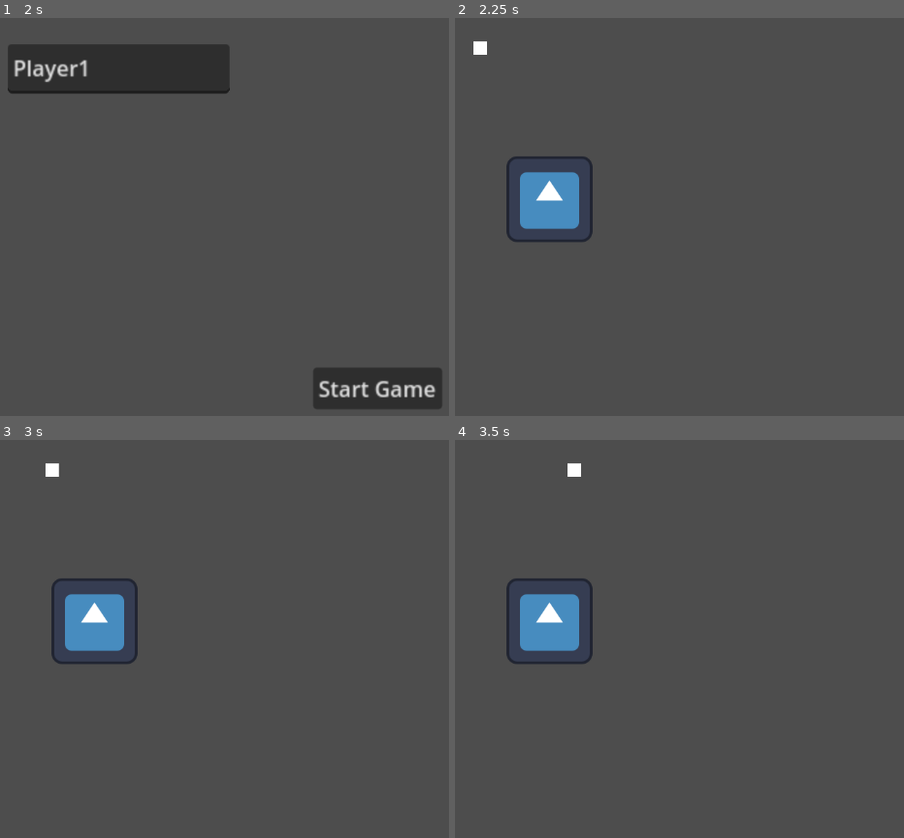
Above: before the commit, frames 1-4 (two rows, left to right).
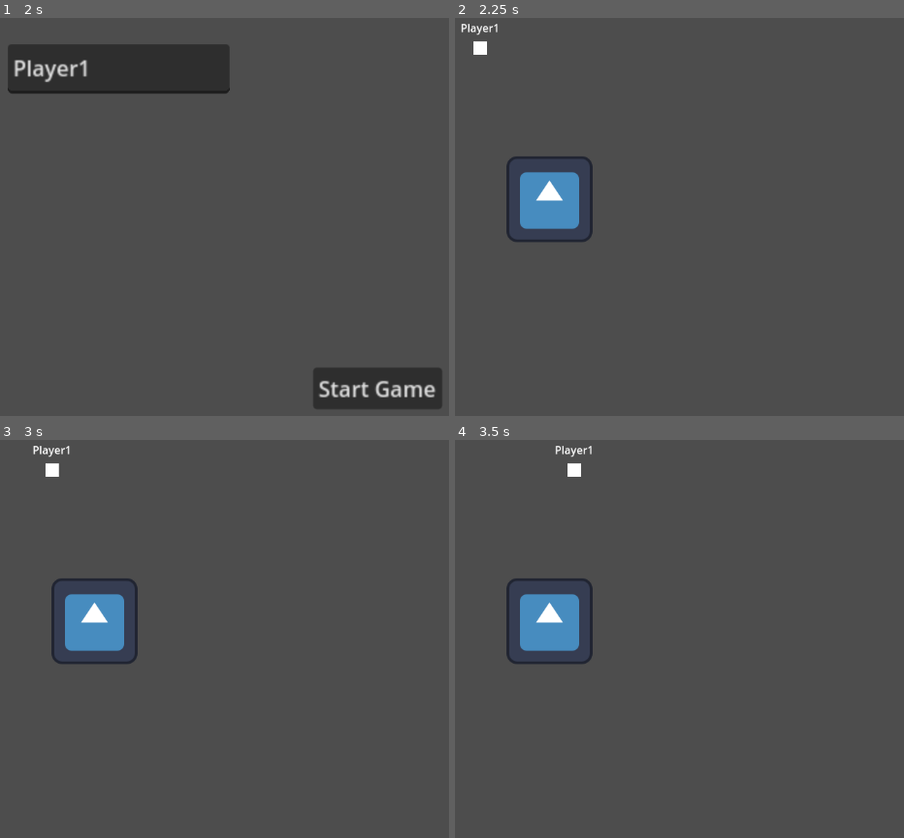
Above: after the commit, the same moments.

Repository: jalbr03/Immured
Game: Godot game, scene res://game.tscn
Two runs of this game, one before a commit and one after it. Both use one fixed random seed, a clock stepped at 60 frames per second and the inputs below. The engine's default icon, where the game draws it, is replaced by a stand-in: a white triangle on a blue panel in a dark square.
Inputs (mouse positions are in pixels of both pictures, inside the frame that each line leads up to):
- Up to frame 1 (2 s): click (372, 224) at 0.52 s; type "12" at 0.6 s; click "Host" at 1.25 s
- Up to frame 2 (2.25 s): click "Start Game" at 2 s
- Up to frame 3 (3 s): tap Enter (ui_accept) at 2.75, 2.85 s; hold Right (ui_right) from 2.78 s (still down)
- Up to frame 4 (3.5 s): keep holding Right (ui_right); tap Enter (ui_accept) at 3.02, 3.32 s

Frame 1 is identical in both runs. In frame 2, 0.1% of the frame differs, in the area x 1-10%, y 1-5%; in frame 3, 0.1%, in the area x 7-16%, y 1-5%; in frame 4, 0.1%.

Commit message:
Broke it oops

Diff:
--- a/Game.gd
+++ b/Game.gd
@@ -25,12 +25,6 @@
 	if(Multiplayer.connectionFailed):
 		Multiplayer.connectionFailed = false
 		multiplayer_ui.show()
-	#if(!Multiplayer.is_host):
-		#return
-
-	#if(Input.is_action_just_pressed("ui_accept")):
-		#SpawnRunner.rpc(multiplayer.get_unique_id())
-
 
 @rpc("authority", "call_local", "reliable")
 func changeLevel(pid, NextLevel):
@@ -56,7 +50,10 @@
 		func(pid):
 			print("Peer " + str(pid) + " has joined the game!")
 			Multiplayer.addClient(pid)
-			$Level/PlayerTextSpawner.spawn(pid)
+			if(Multiplayer.inGame):
+				pass
+			else:
+				$Level/PlayerTextSpawner.spawn(pid)
 	)
 
 	Multiplayer.addClient(multiplayer.get_unique_id())
@@ -70,7 +67,6 @@
 
 func add_player_text_box(pid):
 	var textBox = PLAYER_TEXTBOX.instantiate()
-	#textBox.text += str(Multiplayer.clients.size())
 	textBox.set_multiplayer_authority(pid)
 	textBox.position = Vector2(20, 40*Multiplayer.clients.size())
 	return textBox
--- a/Multiplayer.gd
+++ b/Multiplayer.gd
@@ -12,16 +12,22 @@
 
 var clients = []
 var clientNames := {}
+var localPlayerName = "player"
 
 func addClient(client):
 	clients.append(client)
 	clientNames[client] = str(client)
+
+#func removeClient(client):
+	#clients.remove_at(clients.find(client))
+	#clientNames.erase(client)
 
 func getClientIndex(index):
 	if(is_host):
 		return clientNames[clientNames.keys()[index]]
 
 func setClientIndex(index, value):
+
 	if(is_host):
 		clientNames[clientNames.keys()[index]] = value
 
--- a/PlayerStartScreen.gd
+++ b/PlayerStartScreen.gd
@@ -13,8 +13,9 @@
 		position.y = 40*players
 
 	if !is_multiplayer_authority():
-		modulate = Color.RED
 		editable = false
 
 func _process(delta: float) -> void:
+	if(is_multiplayer_authority()):
+		Multiplayer.localPlayerName = text
 	Multiplayer.setClientIndex(selfIndex, text)
--- a/game.tscn
+++ b/game.tscn
@@ -22,6 +22,9 @@
 
 [node name="PlayerTextSpawner" type="MultiplayerSpawner" parent="Level"]
 spawn_path = NodePath("..")
+
+[node name="SpawnPoint" type="Marker2D" parent="Level"]
+position = Vector2(64, 82)
 
 [node name="UI" type="CanvasLayer" parent="."]
 
@@ -76,7 +79,6 @@
 horizontal_alignment = 1
 
 [node name="MultiplayerSpawner" type="MultiplayerSpawner" parent="."]
-_spawnable_scenes = PackedStringArray("uid://svpbsj0eu6fp")
 spawn_path = NodePath("..")
 
 [connection signal="button_up" from="Level/StartGame" to="Level/StartGame" method="_on_button_up"]
--- a/monster.gd
+++ b/monster.gd
@@ -9,6 +9,7 @@
 	set_multiplayer_authority(int(str(name)))
 
 func _ready():
+	$VBoxContainer/PlayerName.text = Multiplayer.localPlayerName
 	if !is_multiplayer_authority():
 		$ColorRect.modulate = Color.RED
 
--- a/monster.tscn
+++ b/monster.tscn
@@ -8,6 +8,9 @@
 properties/0/path = NodePath(".:position")
 properties/0/spawn = true
 properties/0/replication_mode = 1
+properties/1/path = NodePath("PlayerName:text")
+properties/1/spawn = true
+properties/1/replication_mode = 2
 
 [node name="Monster" type="CharacterBody2D"]
 collision_layer = 2
@@ -24,3 +27,19 @@
 
 [node name="MultiplayerSynchronizer" type="MultiplayerSynchronizer" parent="."]
 replication_config = SubResource("SceneReplicationConfig_s3gyj")
+
+[node name="VBoxContainer" type="VBoxContainer" parent="."]
+anchors_preset = 5
+anchor_left = 0.5
+anchor_right = 0.5
+offset_left = -25.0
+offset_top = -50.0
+offset_right = 24.0
+offset_bottom = -10.0
+grow_horizontal = 2
+alignment = 1
+
+[node name="PlayerName" type="Label" parent="VBoxContainer"]
+layout_mode = 2
+text = "player"
+horizontal_alignment = 1
--- a/next_area.tscn
+++ /dev/null
@@ -1,31 +0,0 @@
-[gd_scene load_steps=5 format=3 uid="uid://b1vxpbxor0114"]
-
-[sub_resource type="GDScript" id="GDScript_buc5h"]
-script/source = "extends Area2D
-
-
-
-func _on_body_entered(body: Node2D) -> void:
-
-"
-
-[sub_resource type="RectangleShape2D" id="RectangleShape2D_buc5h"]
-
-[sub_resource type="Gradient" id="Gradient_eti4k"]
-offsets = PackedFloat32Array(1)
-colors = PackedColorArray(0.607843, 1, 1, 1)
-
-[sub_resource type="GradientTexture2D" id="GradientTexture2D_rs3ai"]
-gradient = SubResource("Gradient_eti4k")
-
-[node name="Next area" type="Area2D"]
-script = SubResource("GDScript_buc5h")
-
-[node name="CollisionShape2D" type="CollisionShape2D" parent="."]
-shape = SubResource("RectangleShape2D_buc5h")
-
-[node name="Sprite2D" type="Sprite2D" parent="."]
-scale = Vector2(0.310645, 0.310645)
-texture = SubResource("GradientTexture2D_rs3ai")
-
-[connection signal="body_entered" from="." to="." method="_on_body_entered"]
